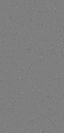
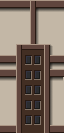
Layered file, before and after one edit (64 x 133). Changes by layer:
hid "Noise" over [0, 0, 64, 133]
painted on "Trim" over [16, 39, 50, 45]
painted on "Shadows" over [36, 39, 53, 46]
painted on "Background" over [16, 37, 50, 44]
painted on "Door" over [27, 56, 40, 117]
